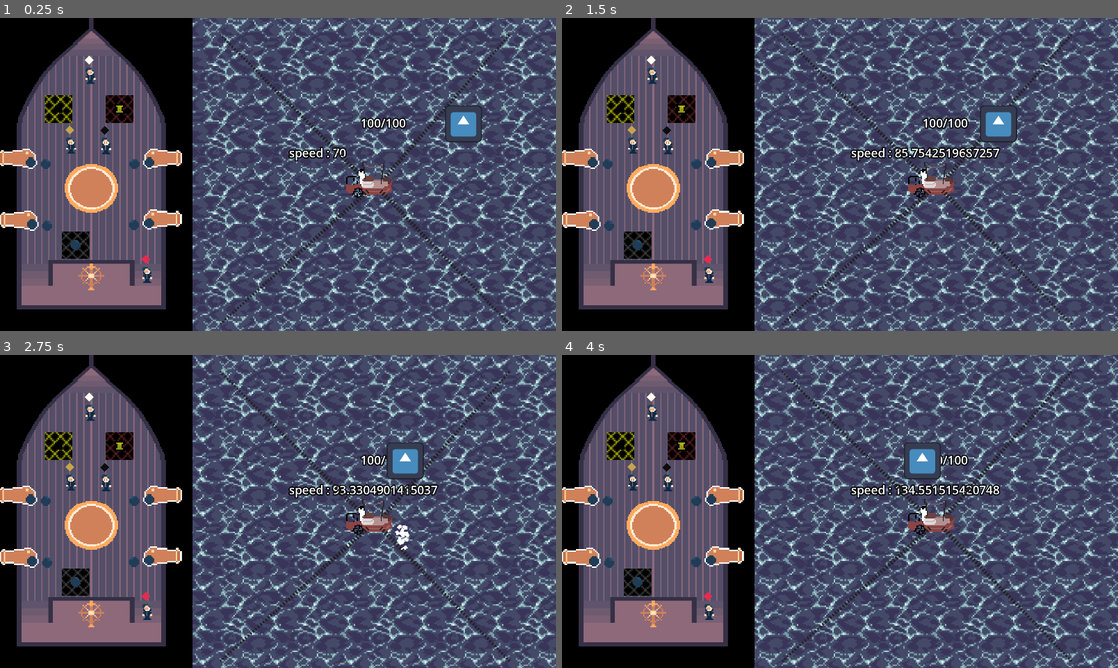
Above: before the commit, frames 1-4 (two rows, left to right).
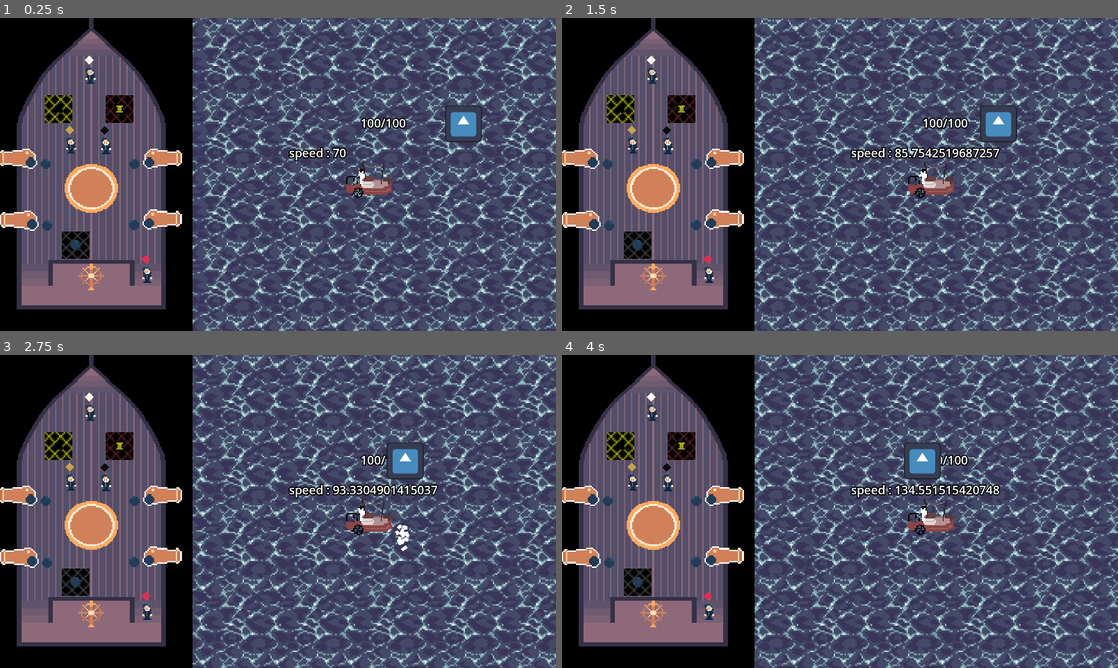
Above: after the commit, the same moments.

Repository: Maxenceoresteleandre/Jam-PSU-2024
Game: Godot game, scene res://scenes/world.tscn
Same seed, same stepped clock (60 frames per second), same inputs: the game is played once before the commit and once after it. The engine's default icon, where the game draws it, is replaced by a stand-in: a white triangle on a blue panel in a dark square.
Inputs:
- Up to frame 1 (0.25 s): no input
- Up to frame 2 (1.5 s): hold Up (ui_up) 0.53-1.28 s; hold Down (ui_down) from 1.28 s (still down)
- Up to frame 3 (2.75 s): release Down (ui_down) at 2.03 s; hold Up (ui_up) from 2.03 s (still down)
- Up to frame 4 (4 s): release Up (ui_up) at 3.53 s; hold Down (ui_down) from 3.53 s (still down)

The runs differ from the first frame. In frame 1, 0.8% of the frame differs, in the area x 39-92%, y 5-99%; in frame 2, 0.7%; in frame 3, 0.7%; in frame 4, 0.7%.

Commit message:
hygtfvrcd

Diff:
--- a/jampsu2024/scenes/environment/interactible_objects/cannon.tscn
+++ b/jampsu2024/scenes/environment/interactible_objects/cannon.tscn
@@ -19,12 +19,11 @@
 
 [node name="Cannon" instance=ExtResource("1_5f7lk")]
 script = ExtResource("2_cf3jc")
-array_num = null
+array_num = 0
 turn_speed = 1.0
 left_side = true
 consume_resource_type = 1
 freeze_movement = true
-one_time_collectible = null
 
 [node name="CollisionShape2D" parent="." index="0"]
 visible = true
--- a/jampsu2024/script/cannon.gd
+++ b/jampsu2024/script/cannon.gd
@@ -36,6 +36,14 @@
 
 func create_sea_correspondance() -> void:
 	pass
+
+func connect_to_player(player : PlayerCharacter):
+	super.connect_to_player(player)
+	GlobalVariables.small_boat.set_line_visibility(array_num, true)
+
+func cancel():
+	super.cancel()
+	GlobalVariables.small_boat.set_line_visibility(array_num, false)
 
 func interact() -> void:
 	if cannonballs_reserved.size() == 0:
--- a/jampsu2024/script/small_boat.gd
+++ b/jampsu2024/script/small_boat.gd
@@ -99,7 +99,6 @@
 	t.tween_property(self, "speed", value, 2.0)
 
 func set_line_direction(index: int, direction: Vector2):
-	lines[index].visible = true
 	var start_position = position
 	start_position += cannons_offsets[index]
 	var end_position = direction * line_length
